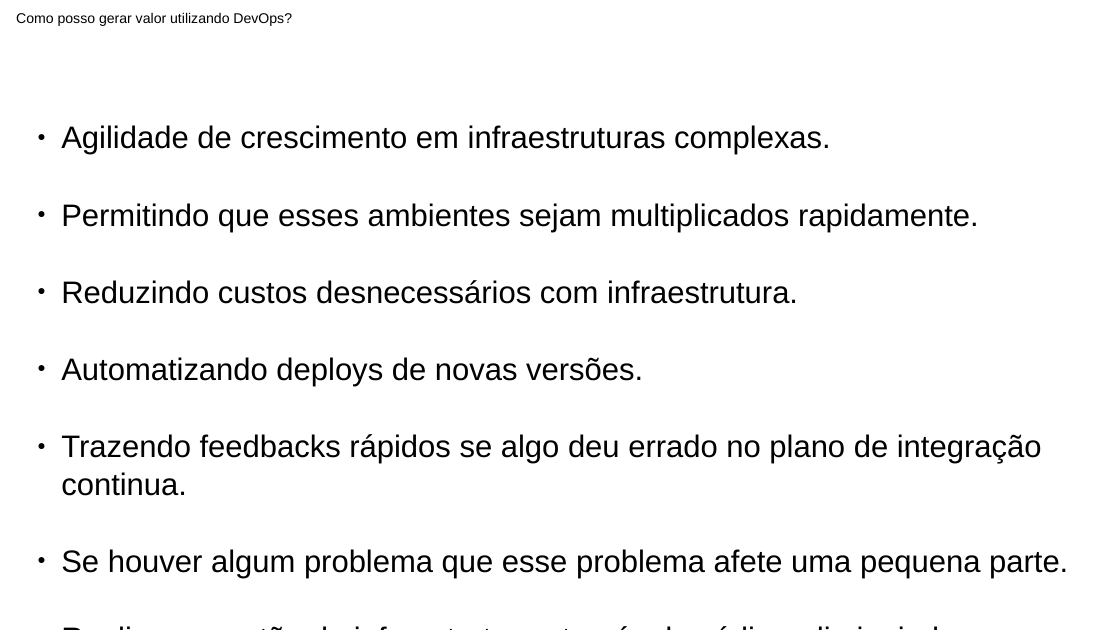
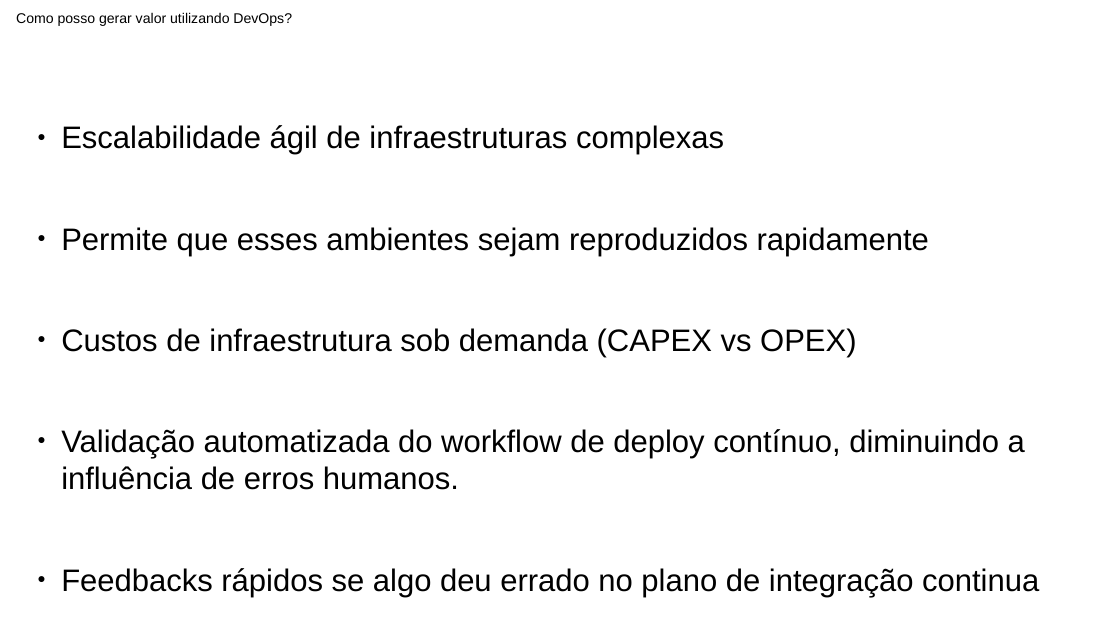
Before and after one commit to ramonesc3po/workshop-devops, a slide deck: slide 25 of files/workshop_devops.odp. Drawn at 1120x630 pixels with LibreOffice and Linux fonts; fonts in the diff are those of the drawing. Boxes give left, top, right and bottom in pixels: in the first picture for what was removed or moved away, otherwise in the second. Text is boxed around its words. In the diff, an @@ line names an element or a change of style, - is before the commit and + after.

```diff
--- a/files/workshop_devops.odp
+++ b/files/workshop_devops.odp
@@ text at (x1=61, y1=125, x2=1039, y2=597): text changed @@
-● Agilidade de crescimento em infraestruturas complexas.
-● Permitindo que esses ambientes sejam multiplicados rapidamente.
-● Reduzindo custos desnecessários com infraestrutura.
-● Automatizando deploys de novas versões.
-● Trazendo feedbacks rápidos se algo deu errado no plano de integração continua.
-● Se houver algum problema que esse problema afete uma pequena parte.
-● Realizar a gestão da infraestrutura através de código, diminuindo erros humanos.
+● Escalabilidade ágil de infraestruturas complexas
+● Permite que esses ambientes sejam reproduzidos rapidamente
+● Custos de infraestrutura sob demanda (CAPEX vs OPEX)
+● Validação automatizada do workflow de deploy contínuo, diminuindo a influência de erros humanos.
+● Feedbacks rápidos se algo deu errado no plano de integração continua
```
Also in this commit, not shown: 5 other slides changed, 3 other files.
